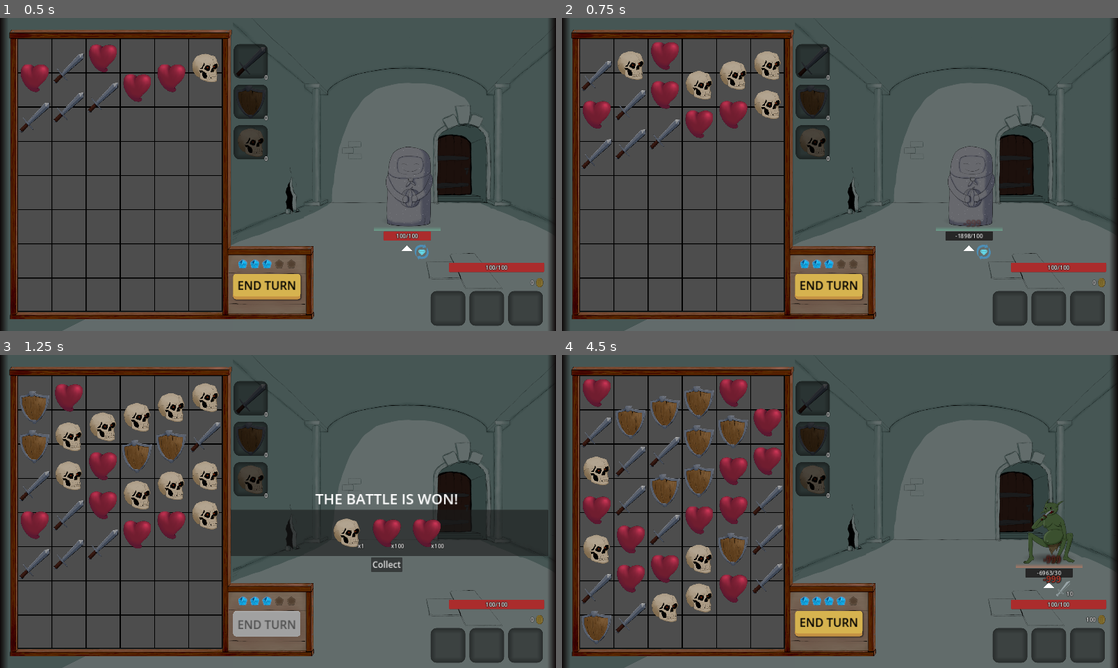
Above: before the commit, frames 1-4 (two rows, left to right).
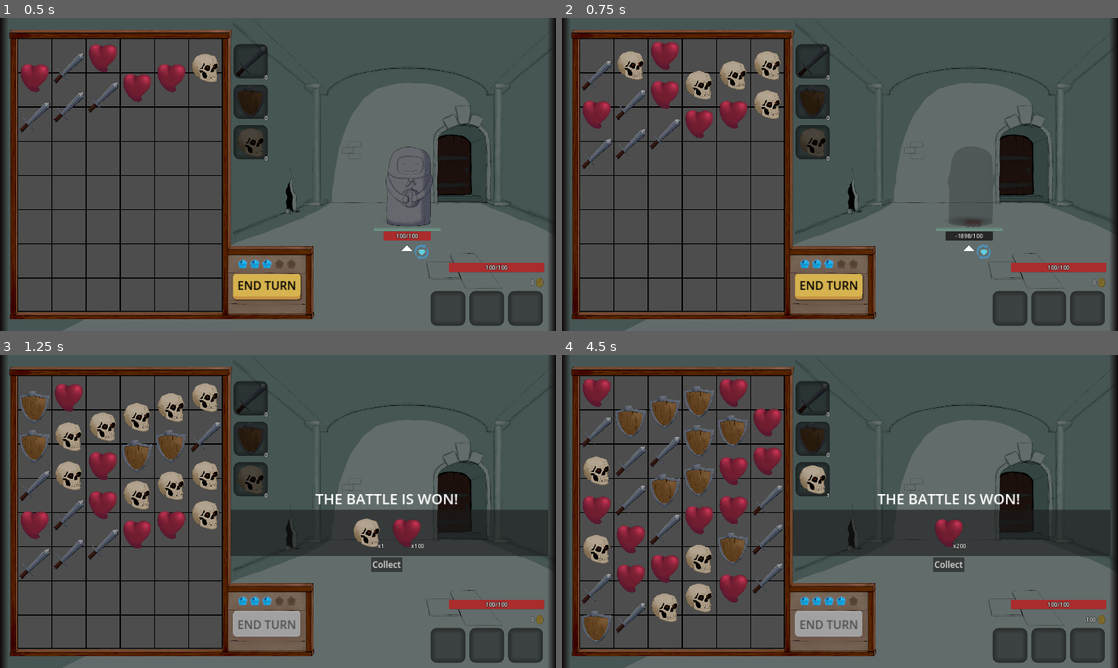
Above: after the commit, the same moments.

Repository: WcOnR/your-mom-is-the-dungeon-lord
Game: Godot game, scene res://game_objects/rooms/world.tscn
Two runs of this game, one before a commit and one after it. Both use one fixed random seed, a clock stepped at 60 frames per second and the inputs below. The engine's default icon, where the game draws it, is replaced by a stand-in: a white triangle on a blue panel in a dark square.
Inputs (mouse positions are in pixels of both pictures, inside the frame that each line leads up to):
- Up to frame 1 (0.5 s): no input
- Up to frame 2 (0.75 s): move the mouse to (962, 158) at 0.52 s; press the mouse at (962, 158) at 0.53 s; hold W from 0.53 s (still down)
- Up to frame 3 (1.25 s): keep holding W
- Up to frame 4 (4.5 s): move the mouse to (728, 527) at 1.27 s; release W at 1.28 s; release the mouse at (728, 527) at 1.28 s; click (728, 527) at 1.35 s; move the mouse to (895, 442) at 2.02 s; press the mouse at (895, 442) at 2.03 s; hold W 2.03-2.75 s; release the mouse at (895, 442) at 2.75 s; click "Collect" at 2.75 s; move the mouse to (812, 574) at 3.52 s; hold W 3.53-4.28 s; click (812, 574) at 3.6 s; move the mouse to (1006, 558) at 4.27 s; press the mouse at (1006, 558) at 4.28 s

Frame 1 is identical in both runs. In frame 2, 0.2% of the frame differs, in the area x 69-78%, y 40-67%; in frame 3, 1.4%; in frame 4, 10%, in the area x 41-99%, y 35-91%.

Commit message:
Added death anim

Diff:
--- a/game_objects/enemies/enemy.gd
+++ b/game_objects/enemies/enemy.gd
@@ -55,7 +55,9 @@
 func on_destroy() -> void:
 	_clear_actions()
 	_invalid = true
-	await get_tree().create_timer(0.5).timeout #TODO:: add anim
+	var anim := AnimObject.new(self, _destroy_anim, AnimManagerSystem.get_curve("easeIn"), 0.1)
+	AnimManagerSystem.start_anim(anim)
+	await anim.anim_finished
 
 
 func is_invalid() -> bool:
@@ -66,6 +68,10 @@
 	next_action.run(ON_DEATH, [self])
 
 
+func _destroy_anim(t : float) -> void:
+	$Icon.modulate = lerp(Color.WHITE, Color(Color.BLACK, 0.0), t)
+
+
 func _attack_anim(t : float) -> void:
 	$Icon.position.y = t * ATTACK_ANIM_OFFSET
 
